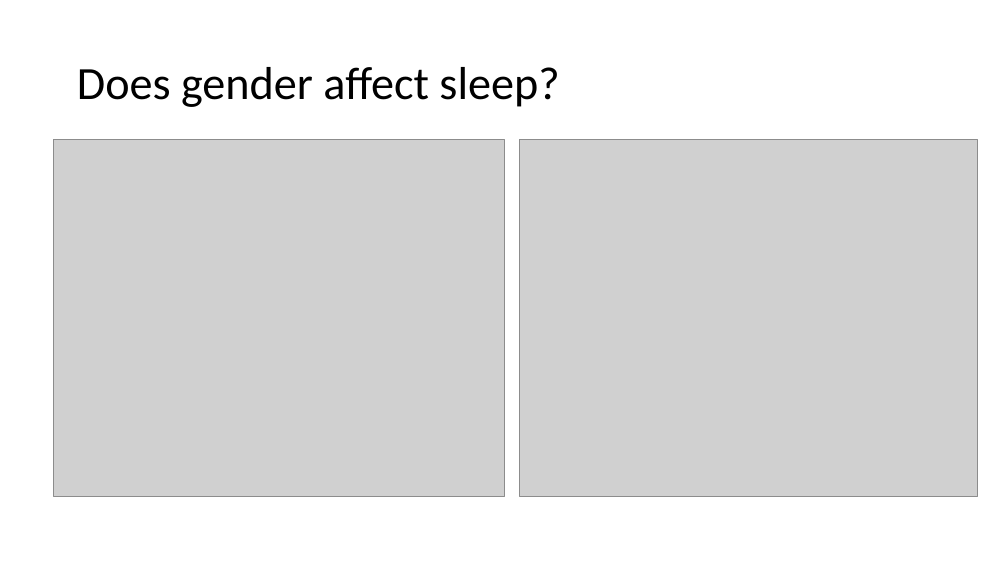
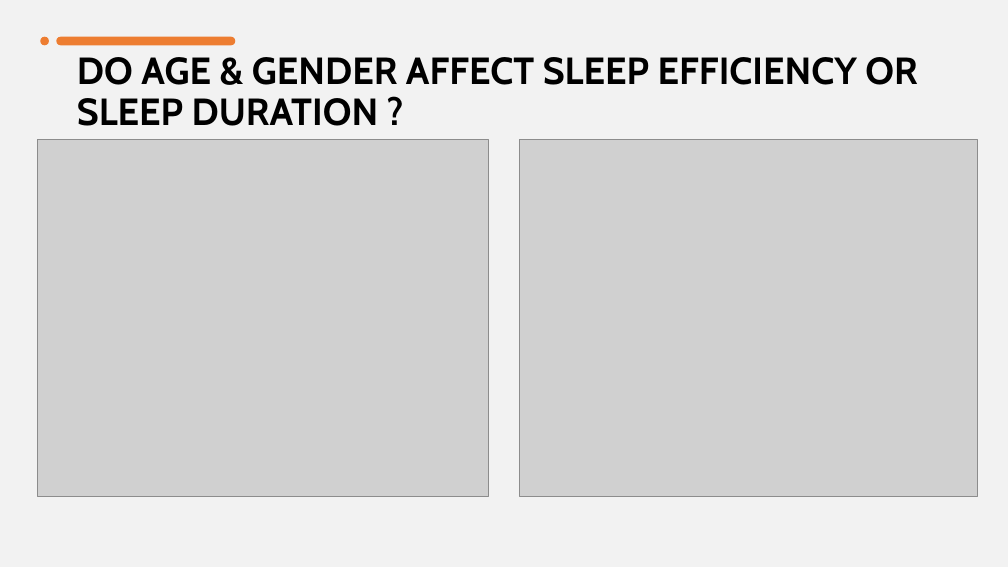
Before and after one commit to JenFreeze/Project_1, a slide deck: slide 7 of Project1.pptx. Drawn at 1008x567 pixels with LibreOffice and Linux fonts; fonts in the diff are those of the drawing; grey boxes stand for pictures. Boxes give left, top, right and bottom in pixels: in the first picture for what was removed or moved away, otherwise in the second. Text is boxed around its words. In the diff, an @@ line names an element or a change of style, - is before the commit and + after.

```diff
--- a/Project1.pptx
+++ b/Project1.pptx
@@ background #FFFFFF to #F2F2F2 @@
@@ ellipse added at (x1=40, y1=36, x2=48, y2=45), fill #ED7D31 @@
@@ rounded rectangle added at (x1=56, y1=36, x2=235, y2=45), fill #ED7D31 @@
@@ title at (x1=77, y1=57, x2=917, y2=126): text changed; size 44 to 36 pt; font Calibri to Cabin; bold on @@
-Does gender affect sleep?
+DO AGE & GENDER AFFECT SLEEP EFFICIENCY OR SLEEP DURATION ?
@@ picture moved from (x1=54, y1=140, x2=504, y2=497) to (x1=38, y1=140, x2=488, y2=497) @@
```
Also in this commit, not shown: 11 other slides changed, 16 other files.
